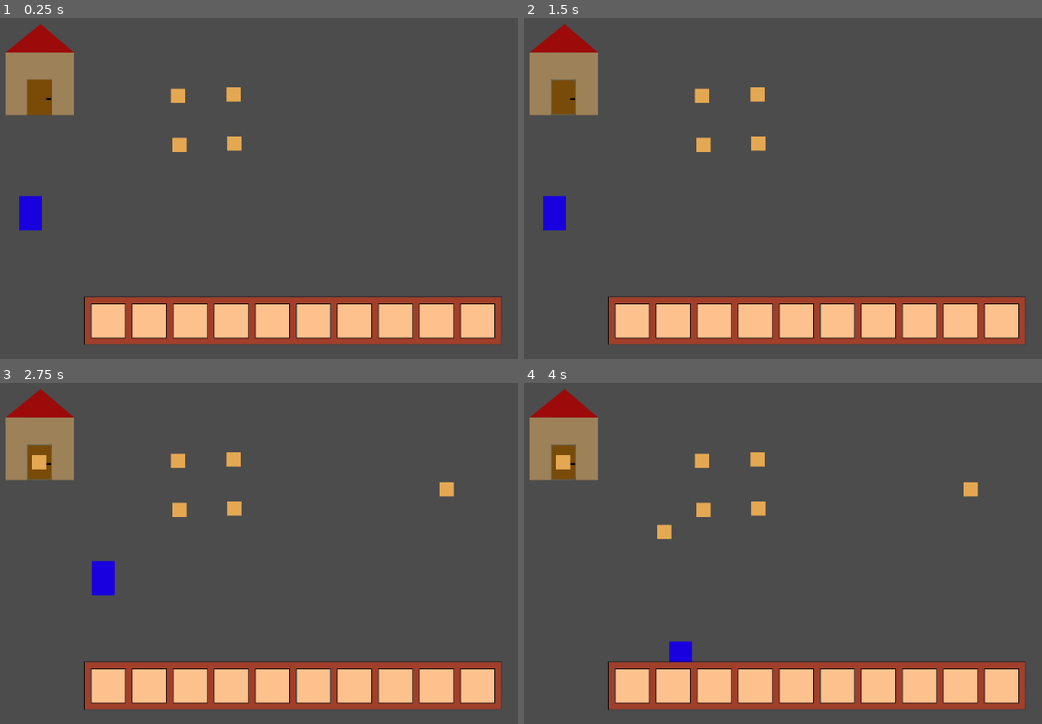
Above: before the commit, frames 1-4 (two rows, left to right).
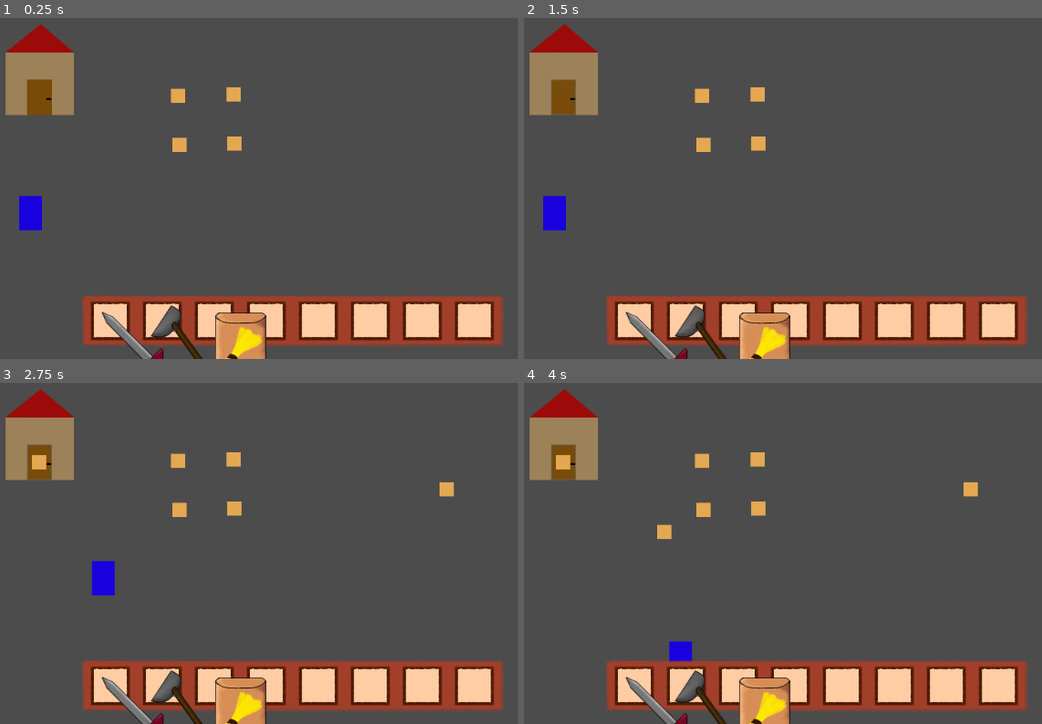
Above: after the commit, the same moments.

Repository: dietrichdaniel/Generic-Farmer
Game: Godot game, scene res://Scenes/TestLevel.tscn
Same seed, same stepped clock (60 frames per second), same inputs: the game is played once before the commit and once after it.
Inputs (mouse positions are in pixels of both pictures, inside the frame that each line leads up to):
- Up to frame 1 (0.25 s): no input
- Up to frame 2 (1.5 s): click (700, 96) at 0.52 s; click (565, 96) at 1.25 s
- Up to frame 3 (2.75 s): tap Enter (ui_accept) at 2, 2.27 s; move the mouse to (445, 488) at 2.02 s; hold D (Right) from 2.03 s (still down); hold Mouse wheel down (scroll_down, bound only after the commit) from 2.03 s (still down); click (445, 488) at 2.17 s; tap Mouse wheel up (scroll_up, bound only after the commit) at 2.3 s
- Up to frame 4 (4 s): move the mouse to (663, 533) at 2.77 s; release D (Right) at 2.78 s; release Mouse wheel down (scroll_down, bound only after the commit) at 2.78 s; hold S (Down) 2.78-3.53 s; tap Mouse wheel up (scroll_up, bound only after the commit) at 2.85, 3.8 s; click (663, 533) at 2.92 s; tap Enter (ui_accept) at 3.02 s; tap Mouse wheel down (scroll_down, bound only after the commit) at 3.05 s; move the mouse to (881, 417) at 3.52 s; hold D (Right) from 3.53 s (still down); hold Mouse wheel down (scroll_down, bound only after the commit) from 3.53 s (still down); click (881, 417) at 3.67 s

The runs differ from the first frame. In frame 1, 7.1% of the frame differs, in the area x 15-98%, y 81-100%; in frame 2, 7.1%; in frame 3, 7.1%; in frame 4, 7.1%.

Commit message:
0.057
Hotbar unfinished

Diff:
--- a/Scenes/HotBar.tscn
+++ b/Scenes/HotBar.tscn
@@ -1,8 +1,16 @@
-[gd_scene load_steps=2 format=2]
+[gd_scene load_steps=6 format=2]
 
 [ext_resource path="res://Sprites/Hotbar.png" type="Texture" id=1]
+[ext_resource path="res://Scripts/Slot.gd" type="Script" id=2]
+[ext_resource path="res://Sprites/Slot.png" type="Texture" id=3]
+[ext_resource path="res://Scripts/HotBar.gd" type="Script" id=4]
+
+[sub_resource type="StyleBoxTexture" id=1]
+texture = ExtResource( 3 )
+region_rect = Rect2( 0, 0, 256, 256 )
 
 [node name="HotBar" type="Node2D"]
+script = ExtResource( 4 )
 
 [node name="TextureRect" type="TextureRect" parent="."]
 margin_left = 214.0
@@ -11,6 +19,78 @@
 margin_bottom = 764.0
 rect_scale = Vector2( 0.3, 0.3 )
 texture = ExtResource( 1 )
+
+[node name="GridContainer" type="GridContainer" parent="."]
+margin_left = 237.0
+margin_top = 518.0
+margin_right = 805.0
+margin_bottom = 578.0
+custom_constants/vseparation = 0
+custom_constants/hseparation = 17
+columns = 9
 __meta__ = {
-"_edit_use_anchors_": false
+"_edit_group_": true
 }
+
+[node name="HotBarSlot" type="Panel" parent="GridContainer"]
+margin_right = 56.0
+margin_bottom = 56.0
+rect_min_size = Vector2( 56, 56 )
+custom_styles/panel = SubResource( 1 )
+script = ExtResource( 2 )
+
+[node name="HotBarSlot2" type="Panel" parent="GridContainer"]
+margin_left = 73.0
+margin_right = 129.0
+margin_bottom = 56.0
+rect_min_size = Vector2( 56, 56 )
+custom_styles/panel = SubResource( 1 )
+script = ExtResource( 2 )
+
+[node name="HotBarSlot3" type="Panel" parent="GridContainer"]
+margin_left = 146.0
+margin_right = 202.0
+margin_bottom = 56.0
+rect_min_size = Vector2( 56, 56 )
+custom_styles/panel = SubResource( 1 )
+script = ExtResource( 2 )
+
+[node name="HotBarSlot4" type="Panel" parent="GridContainer"]
+margin_left = 219.0
+margin_right = 275.0
+margin_bottom = 56.0
+rect_min_size = Vector2( 56, 56 )
+custom_styles/panel = SubResource( 1 )
+script = ExtResource( 2 )
+
+[node name="HotBarSlot5" type="Panel" parent="GridContainer"]
+margin_left = 292.0
+margin_right = 348.0
+margin_bottom = 56.0
+rect_min_size = Vector2( 56, 56 )
+custom_styles/panel = SubResource( 1 )
+script = ExtResource( 2 )
+
+[node name="HotBarSlot6" type="Panel" parent="GridContainer"]
+margin_left = 365.0
+margin_right = 421.0
+margin_bottom = 56.0
+rect_min_size = Vector2( 56, 56 )
+custom_styles/panel = SubResource( 1 )
+script = ExtResource( 2 )
+
+[node name="HotBarSlot7" type="Panel" parent="GridContainer"]
+margin_left = 438.0
+margin_right = 494.0
+margin_bottom = 56.0
+rect_min_size = Vector2( 56, 56 )
+custom_styles/panel = SubResource( 1 )
+script = ExtResource( 2 )
+
+[node name="HotBarSlot8" type="Panel" parent="GridContainer"]
+margin_left = 511.0
+margin_right = 567.0
+margin_bottom = 56.0
+rect_min_size = Vector2( 56, 56 )
+custom_styles/panel = SubResource( 1 )
+script = ExtResource( 2 )
--- a/Scenes/Slot.tscn
+++ b/Scenes/Slot.tscn
@@ -12,6 +12,3 @@
 mouse_filter = 1
 custom_styles/panel = SubResource( 1 )
 script = ExtResource( 2 )
-__meta__ = {
-"_edit_use_anchors_": false
-}
--- /dev/null
+++ b/Scripts/HotBar.gd
@@ -0,0 +1,17 @@
+extends Node2D
+
+const SlotClass = preload("res://Scripts/Slot.gd")
+onready var hotbar = $GridContainer
+onready var slots = hotbar.get_children()
+
+func _ready():
+	for i in slots.size():
+#		slots[i].connect("gui_input", self, "slot_gui_input", [slots[i]])
+		slots[i].slot_index = i
+		slots[i].slot_type = SlotClass.SlotType.HOTBAR
+	initialize_hotbar()
+
+func initialize_hotbar():
+	for i in range(slots.size()):
+		if PlayerInventory.hotbar.has(i):
+			slots[i].initialize_item(PlayerInventory.hotbar[i][0],PlayerInventory.hotbar[i][1])
--- a/Scripts/Inventory.gd
+++ b/Scripts/Inventory.gd
@@ -9,6 +9,7 @@
 	for i in slots.size():
 		slots[i].connect("gui_input", self, "slot_gui_input", [slots[i]])
 		slots[i].slot_index = i
+		slots[i].slot_type = SlotClass.SlotType.INVENTORY
 	initialize_inventory()
 
 func initialize_inventory():
--- a/Scripts/Item.gd
+++ b/Scripts/Item.gd
@@ -3,31 +3,6 @@
 
 var item_name
 var item_quantity
-
-
-'dont know if the ready funcion will be used so Ill just let it here for now'
-#func _ready():
-#
-#	var rand_val = randi() % 3
-#
-#	if rand_val == 0:
-#		item_name = "Sword"
-#	elif rand_val == 1:
-#		item_name = "Hoe"
-#	elif rand_val == 2:
-#		item_name = "Wheat Seeds"
-#
-#	$TextureRect.texture = load("res://Sprites/Icons/" + item_name + ".png")
-#
-#	var stack_size = int(JSONData.item_data[item_name]["StackSize"])
-#
-#	item_quantity = randi() % stack_size + 1
-#
-#	if stack_size == 1:
-#		$Label.visible = false
-#	else:
-#		$Label.text = String(item_quantity)
-
 
 
 func set_item(nm, qt):
--- a/Scripts/PlayerInventory.gd
+++ b/Scripts/PlayerInventory.gd
@@ -1,15 +1,25 @@
 extends Node
+
+signal active_item_updated
 
 const ItemClass = preload("res://Scripts/Item.gd")
 const SlotClass = preload("res://Scripts/Slot.gd")
 const NUM_INVENTORY_SLOTS = 25
-
+const NUM_HOTBAR_SLOTS = 8
 
 var inventory = {
 	0: ["Sword", 1],
 	1: ["Hoe",1],
 	2: ["Wheat Seeds",10]
 }
+
+var hotbar = {
+	0: ["Sword", 1],
+	1: ["Hoe",1],
+	2: ["Wheat Seeds",10]
+ }
+
+var active_item_slot = 0
 
 func add_item(item_name, item_quantity):
 	for item in inventory:
@@ -47,3 +57,15 @@
 
 func add_item_quantity(slot: SlotClass, quantity_to_add: int):
 	inventory[slot.slot_index][1] += quantity_to_add
+
+func active_item_scroll_up():
+	active_item_slot = (active_item_slot + 1) % NUM_HOTBAR_SLOTS
+	emit_signal("active_item_updated")
+
+func active_item_scroll_down():
+	if active_item_slot == 0:
+		active_item_slot = NUM_HOTBAR_SLOTS - 1
+
+	else:
+		active_item_slot -= 1
+	emit_signal("active_item_updated")
--- a/Scripts/Slot.gd
+++ b/Scripts/Slot.gd
@@ -3,6 +3,12 @@
 var item_class = preload("res://Scenes/Item.tscn")
 var item = null
 var slot_index
+var slot_type
+
+enum SlotType {
+	HOTBAR = 0,
+	INVENTORY,
+}
 
 func _ready():
 
--- a/Scripts/UI.gd
+++ b/Scripts/UI.gd
@@ -9,3 +9,9 @@
 func _process(delta):
 	if Input.is_action_just_pressed("Open_Inventory"):
 		$Inventory.visible = !$Inventory.visible
+
+	if Input.is_action_pressed("scroll_up"):
+		PlayerInventory.active_item_scroll_up()
+
+	elif Input.is_action_pressed("scroll_down"):
+		PlayerInventory.active_item_scroll_down()
--- a/project.godot
+++ b/project.godot
@@ -47,6 +47,16 @@
 "events": [ Object(InputEventKey,"resource_local_to_scene":false,"resource_name":"","device":0,"alt":false,"shift":false,"control":false,"meta":false,"command":false,"pressed":false,"scancode":69,"physical_scancode":0,"unicode":0,"echo":false,"script":null)
  ]
 }
+scroll_up={
+"deadzone": 0.5,
+"events": [ Object(InputEventMouseButton,"resource_local_to_scene":false,"resource_name":"","device":0,"alt":false,"shift":false,"control":false,"meta":false,"command":false,"button_mask":0,"position":Vector2( 0, 0 ),"global_position":Vector2( 0, 0 ),"factor":1.0,"button_index":4,"pressed":false,"doubleclick":false,"script":null)
+ ]
+}
+scroll_down={
+"deadzone": 0.5,
+"events": [ Object(InputEventMouseButton,"resource_local_to_scene":false,"resource_name":"","device":0,"alt":false,"shift":false,"control":false,"meta":false,"command":false,"button_mask":0,"position":Vector2( 0, 0 ),"global_position":Vector2( 0, 0 ),"factor":1.0,"button_index":5,"pressed":false,"doubleclick":false,"script":null)
+ ]
+}
 
 [layer_names]
 
Binary file changed: Sprites/Hotbar.png
Not shown, changed: Sprites/Hotbar.png~
